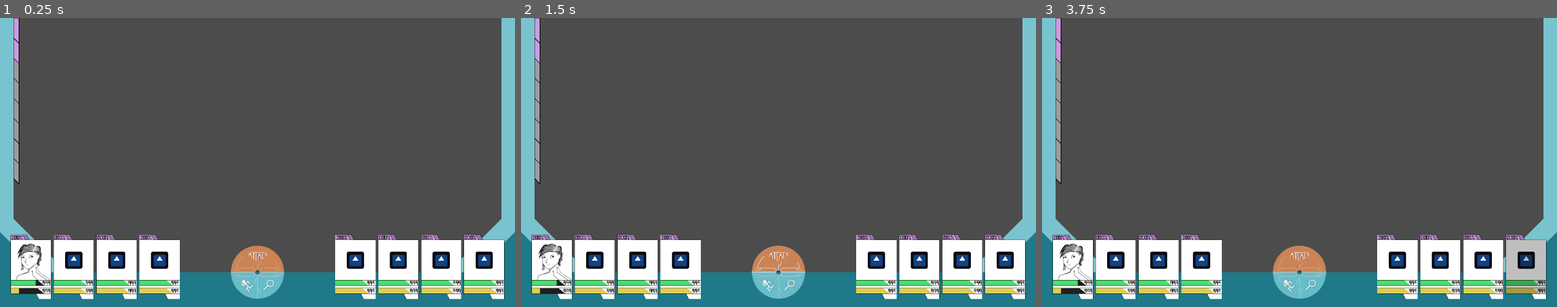
Above: before the commit, frames 1-3 (left to right).
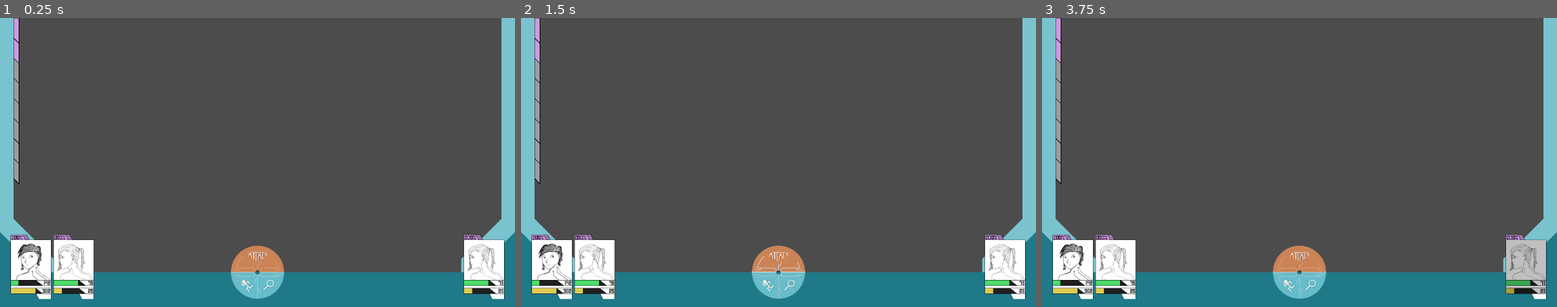
Above: after the commit, the same moments.

Repository: Team-Aurum/Project-C
Game: Godot game, scene res://Scenes/UITester.tscn
Same seed, same stepped clock (60 frames per second), same inputs: the game is played once before the commit and once after it. The engine's default icon, where the game draws it, is replaced by a stand-in: a white triangle on a blue panel in a dark square. Sound files missing from this copy of the repository are replaced by a short silence.
Inputs (mouse positions are in pixels of both pictures, inside the frame that each line leads up to):
- Up to frame 1 (0.25 s): no input
- Up to frame 2 (1.5 s): click (1005, 266) at 0.52 s; click (778, 257) at 1.25 s
- Up to frame 3 (3.75 s): click (1299, 286) at 2 s; click (1314, 286) at 2.75 s; click (1526, 266) at 3.52 s

The runs differ from the first frame. In frame 1, 9.0% of the frame differs, in the area x 3-98%, y 75-98%; in frame 2, 9.0%; in frame 3, 9.0%.

Commit message:
Frederick Stat Calculation Complete
Calculating stats by level works
Also the numbers now display the current HP values. Bars are also confirmed to slide around appropriately. Will consider animations later

Diff:
--- a/Project C/Scenes/Elements/HPEPBar.tscn
+++ b/Project C/Scenes/Elements/HPEPBar.tscn
@@ -10,19 +10,19 @@
 
 [node name="color" type="Polygon2D" parent="."]
 color = Color( 0.960784, 0.843137, 0.0784314, 1 )
-polygon = PoolVector2Array( 0, 0, 125, 0, 125, 20, 0, 20 )
+polygon = PoolVector2Array( 0, 0, 120, 0, 120, 20, 0, 20 )
 
-[node name="numberSpace" type="Polygon2D" parent="."]
-polygon = PoolVector2Array( 100, 0, 150, 0, 150, 20, 125, 20 )
+[node name="NumberSpace" type="Polygon2D" parent="."]
+polygon = PoolVector2Array( 95, 0, 150, 0, 150, 20, 120, 20 )
 
-[node name="Label" type="Label" parent="numberSpace"]
+[node name="Label" type="Label" parent="NumberSpace"]
 modulate = Color( 0, 0, 0, 1 )
 margin_left = 118.0
 margin_top = -1.0
 margin_right = 149.0
 margin_bottom = 19.0
 theme = ExtResource( 1 )
-text = "999"
+text = "333"
 align = 2
 
 [node name="outline" type="Line2D" parent="."]
--- a/Project C/Scenes/UITester.tscn
+++ b/Project C/Scenes/UITester.tscn
@@ -27,28 +27,36 @@
 
 [node name="BottomBorder" parent="." instance=ExtResource( 10 )]
 
-[node name="Enemy4" parent="." instance=ExtResource( 12 )]
+[node name="Enemy1" parent="." instance=ExtResource( 12 )]
+visible = false
 position = Vector2( 1730, 810 )
 
-[node name="Enemy3" parent="." instance=ExtResource( 12 )]
+[node name="Enemy2" parent="." instance=ExtResource( 12 )]
+visible = false
 position = Vector2( 1570, 810 )
 
-[node name="Enemy2" parent="." instance=ExtResource( 12 )]
+[node name="Enemy3" parent="." instance=ExtResource( 12 )]
+visible = false
 position = Vector2( 1410, 810 )
 
-[node name="Enemy1" parent="." instance=ExtResource( 12 )]
+[node name="Enemy4" parent="." instance=ExtResource( 12 )]
+visible = false
 position = Vector2( 1250, 810 )
 
 [node name="Player4" parent="." instance=ExtResource( 12 )]
+visible = false
 position = Vector2( 520, 810 )
 
 [node name="Player3" parent="." instance=ExtResource( 12 )]
+visible = false
 position = Vector2( 360, 810 )
 
 [node name="Player2" parent="." instance=ExtResource( 12 )]
+visible = false
 position = Vector2( 200, 810 )
 
 [node name="Player1" parent="." instance=ExtResource( 12 )]
+visible = false
 position = Vector2( 40, 810 )
 
 [node name="ControlPalette" type="Node2D" parent="."]
--- a/Project C/Scripts/Battle/CharacterData/Frederick.gd
+++ b/Project C/Scripts/Battle/CharacterData/Frederick.gd
@@ -2,19 +2,40 @@
 
 class_name Frederick
 
-var p = load("res://Sprites/FrederickBeta.png");
+var p = load("res://Sprites/FrederickBetaPortrait.png");
 
-func _init(s=Sprite, hp=Polygon2D, ep=Polygon2D).(p, s, hp, ep):
-	currentHP = 75.0;
-	currentEP = 25.0;
-	maxHP = 100.0;
-	maxEP = 100.0;
+func _init(c=Node2D, s=Sprite, hp=Polygon2D, ep=Polygon2D, hpn=Label, epn=Label, l=1).(c, p, s, hp, ep, hpn, epn, l):
+	loadStats();
+	calcStats();
+	currentHP = 192;
+	currentEP = 382;
 	applyCardDetails();
+	statPrintout();
+	#maxHP = 100.0;
+	#maxEP = 100.0;
 
 # Called when the node enters the scene tree for the first time.
 func _ready():
 	pass # Replace with function body.
 
+func statPrintout():
+	print("Frederick Stats");
+	print("Max HP: " + String(maxHP));
+	print("Max EP: " + String(maxEP));
+	print("Attack: " + String(attack));
+	print("Magic: " + String(magic));
+	print("Speed: " + String(speed));
+	print("Defense: " + String(defense));
+	print("Resistance: " + String(resistance));
+
+func loadStats():
+	rawMaxHP = [90, 7.27];
+	rawMaxEP = [50, 4.55];
+	rawAttack = [5, 0.46];
+	rawMagic = [4, 0.36];
+	rawSpeed = [3, 0.27];
+	rawDefense = [10, 0.9];
+	rawResistance = [8, 0.73]
 
 # Called every frame. 'delta' is the elapsed time since the previous frame.
 #func _process(delta):
--- /dev/null
+++ b/Project C/Scripts/Battle/CharacterData/Zurine.gd
@@ -0,0 +1,21 @@
+extends Character
+
+class_name Zurine
+
+var p = load("res://Sprites/ZurineBetaPortrait.png");
+
+func _init(c=Node2D, s=Sprite, hp=Polygon2D, ep=Polygon2D, hpn=Label, epn=Label, l=1).(c, p, s, hp, ep, hpn, epn, l):
+	currentHP = 75.0;
+	currentEP = 25.0;
+	maxHP = 100.0;
+	maxEP = 100.0;
+	applyCardDetails();
+
+# Called when the node enters the scene tree for the first time.
+func _ready():
+	pass # Replace with function body.
+
+
+# Called every frame. 'delta' is the elapsed time since the previous frame.
+#func _process(delta):
+#	pass
--- a/Project C/Scripts/Battle/Generics/Character.gd
+++ b/Project C/Scripts/Battle/Generics/Character.gd
@@ -2,8 +2,10 @@
 
 class_name Character
 
+var card:Node2D;
 var portrait:Texture;
 var sprite:Sprite; var HPBar:Polygon2D; var EPBar:Polygon2D;
+var HPNum:Label; var EPNum:Label;
 var rawMaxHP:Array; var rawMaxEP: Array;
 var maxHP:float; var currentHP:float; var maxEP:float; var currentEP:float;
 var level:int;
@@ -13,27 +15,35 @@
 var Resistances:Array;
 var Attacks:Array;
 
-func _init(p=Texture, s=Sprite, hp=Polygon2D, ep=Polygon2D):
+func _init(c=Node2D, p=Texture, s=Sprite, hp=Polygon2D, ep=Polygon2D, hpn=Label, epn=Label, l=1):
+	card = c;
 	portrait = p;
 	sprite = s;
 	HPBar = hp;
 	EPBar = ep;
+	HPNum = hpn;
+	EPNum = epn;
+	level = l;
 
 func calcStats():
-	maxHP = rawMaxHP[0] + rawMaxHP[1] * level;
-	maxEP = rawMaxEP[0] + rawMaxEP[1] * level;
-	attack = rawAttack[0] + rawAttack[1] * level;
-	magic = rawMagic[0] + rawMagic[1] * level;
-	speed = rawSpeed[0] + rawSpeed[1] * level;
-	defense = rawDefense[0] + rawDefense[1] * level;
-	resistance = rawResistance[0] + rawResistance[1] * level;
+	maxHP = round(rawMaxHP[0] + rawMaxHP[1] * (level-1));
+	maxEP = round(rawMaxEP[0] + rawMaxEP[1] * (level-1));
+	attack = round(rawAttack[0] + rawAttack[1] * (level-1));
+	magic = round(rawMagic[0] + rawMagic[1] * (level-1));
+	speed = round(rawSpeed[0] + rawSpeed[1] * (level-1));
+	defense = round(rawDefense[0] + rawDefense[1] * (level-1));
+	resistance = round(rawResistance[0] + rawResistance[1] * (level-1));
 
 func applyCardDetails():
 	sprite.texture = portrait;
-	var hpFill = 125 * (currentHP/maxHP);
+	var hpFill = 120 * (currentHP/maxHP);
 	HPBar.polygon = [Vector2(0,0), Vector2(hpFill,0), Vector2(hpFill,20), Vector2(0, 20)];
-	var epFill = 125 * (currentEP/maxEP);
+	HPNum.text = String(currentHP);
+	var epFill = 120 * (currentEP/maxEP);
 	EPBar.polygon = [Vector2(0,0), Vector2(epFill,0), Vector2(epFill,20), Vector2(0, 20)];
+	EPNum.text = String(currentEP);
+
+	card.visible = true;
 
 # Called when the node enters the scene tree for the first time.
 func _ready():
--- a/Project C/Scripts/Battle/SceneInitialize.gd
+++ b/Project C/Scripts/Battle/SceneInitialize.gd
@@ -1,16 +1,13 @@
 extends Node2D
 
-
-# Declare member variables here. Examples:
-# var a = 2
-# var b = "text"
-
+var play1: Character; var play2: Character; var play3: Character; var play4: Character;
+var enemy1: Character; var enemy2: Character; var enemy3: Character; var enemy4: Character;
 
 # Called when the node enters the scene tree for the first time.
 func _ready():
-	var testChar = Frederick.new($Player1/AnimationGroup/Portrait, $Player1/AnimationGroup/HPBar/color, $Player1/AnimationGroup/EPBar/color);
-
-
+	play1 = Frederick.new($Player1, $Player1/AnimationGroup/Portrait, $Player1/AnimationGroup/HPBar/color, $Player1/AnimationGroup/EPBar/color, $Player1/AnimationGroup/HPBar/NumberSpace/Label, $Player1/AnimationGroup/EPBar/NumberSpace/Label, 100);
+	play2 = Zurine.new($Player2, $Player2/AnimationGroup/Portrait, $Player2/AnimationGroup/HPBar/color, $Player2/AnimationGroup/EPBar/color, $Player2/AnimationGroup/HPBar/NumberSpace/Label, $Player2/AnimationGroup/EPBar/NumberSpace/Label, 30);
+	enemy1 = Zurine.new($Enemy1, $Enemy1/AnimationGroup/Portrait, $Enemy1/AnimationGroup/HPBar/color, $Enemy1/AnimationGroup/EPBar/color, $Enemy1/AnimationGroup/HPBar/NumberSpace/Label, $Enemy1/AnimationGroup/EPBar/NumberSpace/Label, 20);
 # Called every frame. 'delta' is the elapsed time since the previous frame.
 #func _process(delta):
 #	pass
--- a/Project C/project.godot
+++ b/Project C/project.godot
@@ -18,10 +18,16 @@
 "class": "Frederick",
 "language": "GDScript",
 "path": "res://Scripts/Battle/CharacterData/Frederick.gd"
+}, {
+"base": "Character",
+"class": "Zurine",
+"language": "GDScript",
+"path": "res://Scripts/Battle/CharacterData/Zurine.gd"
 } ]
 _global_script_class_icons={
 "Character": "",
-"Frederick": ""
+"Frederick": "",
+"Zurine": ""
 }
 
 [application]
Binary file removed: Project C/Sprites/FrederickBeta.png
Binary file added: Project C/Sprites/FrederickBetaPortrait.png
Not shown, added: Project C/Sprites/FrederickBetaPortrait.png.import
Binary file added: Project C/Sprites/OskarBetaPortrait.png
Not shown, added: Project C/Sprites/OskarBetaPortrait.png.import
Binary file added: Project C/Sprites/ZurineBetaPortrait.png
Not shown, changed: Project C/Sprites/ZurineBetaPortrait.png.import
